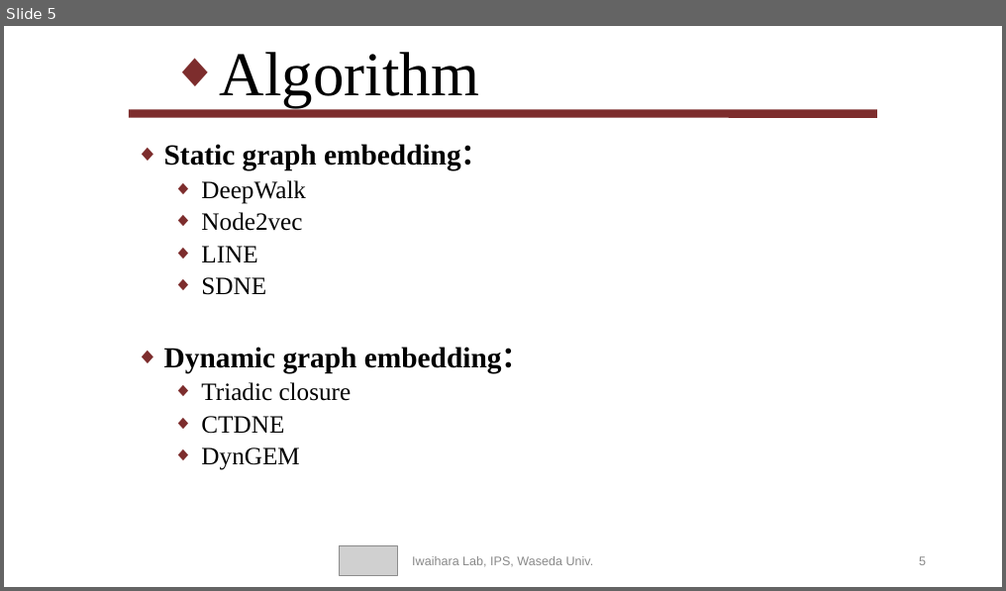
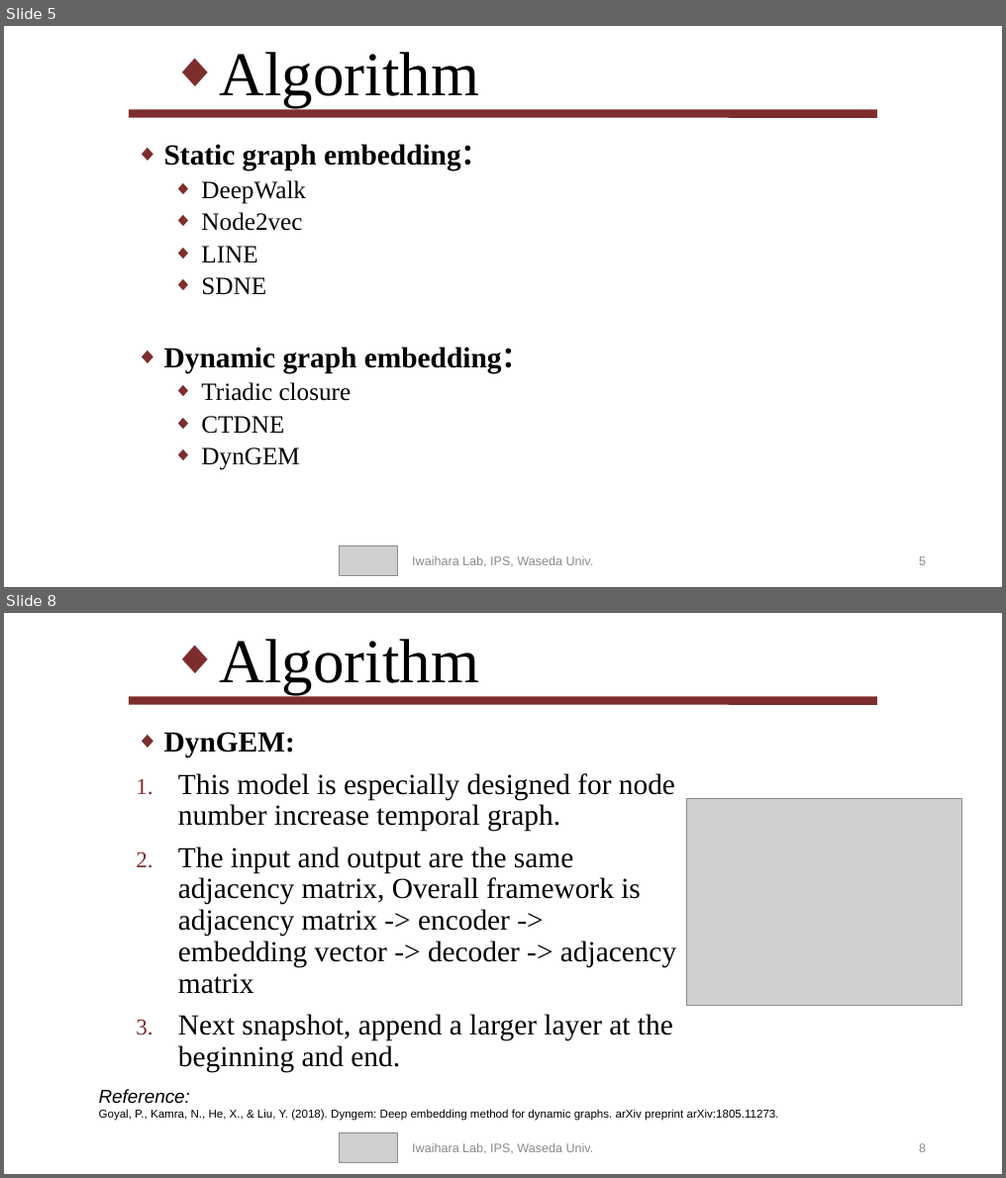
Before and after one commit to f1rstb100d/greedy, a slide deck: MaJiaji_20200604 - 副本.pptx. Shown one above the other, each under a label of ours: slide 5 before the commit, slides 5 and 8 after it; the slides between them are not shown. The pictures are 1006x591 and 1006x1178 pixels, drawn with LibreOffice and Linux fonts; fonts in the diff are those of the drawing; grey boxes stand for pictures. Boxes give left, top, right and bottom in pixels: in the first picture for what was removed or moved away, otherwise in the second. Text is boxed around its words. In the diff, an @@ line names an element or a change of style, - is before the commit and + after.

```diff
--- a/MaJiaji_20200604 - 副本.pptx
+++ b/MaJiaji_20200604 - 副本.pptx
@@ slide 8 added at [4, 613, 1002, 1174], background #FFFFFF @@
@@ title added at [220, 639, 479, 694], 60 pt, text #000000 @@
+◆ Algorithm
@@ line added from (129, 700) to (877, 700), #7D2D2D 8 pt @@
@@ text added at [164, 732, 676, 1072], 28 pt, text #000000 @@
+◆ DynGEM:
+1. This model is especially designed for node number increase temporal graph.
+2. The input and output are the same adjacency matrix, Overall framework is adjacency matrix -> encoder -> embedding vector -> decoder -> adjacency matrix
+3. Next snapshot, append a larger layer at the beginning and end.
@@ picture added at [687, 799, 962, 1006] @@
@@ text added at [99, 1089, 779, 1121], 11 pt, text #000000 @@
+Reference:
+Goyal, P., Kamra, N., He, X., & Liu, Y. (2018). Dyngem: Deep embedding method for dynamic graphs. arXiv preprint arXiv:1805.11273.
@@ picture added at [340, 1133, 398, 1162] @@
@@ text added at [412, 1144, 594, 1155], 12 pt, text #898989 @@
+Iwaihara Lab, IPS, Waseda Univ.
@@ page number added at [919, 1144, 926, 1153], 12 pt, text #898989 @@
+8
```
Also in this commit, not shown: 4 slides changed, 2 other slides added, 1 slide removed.
